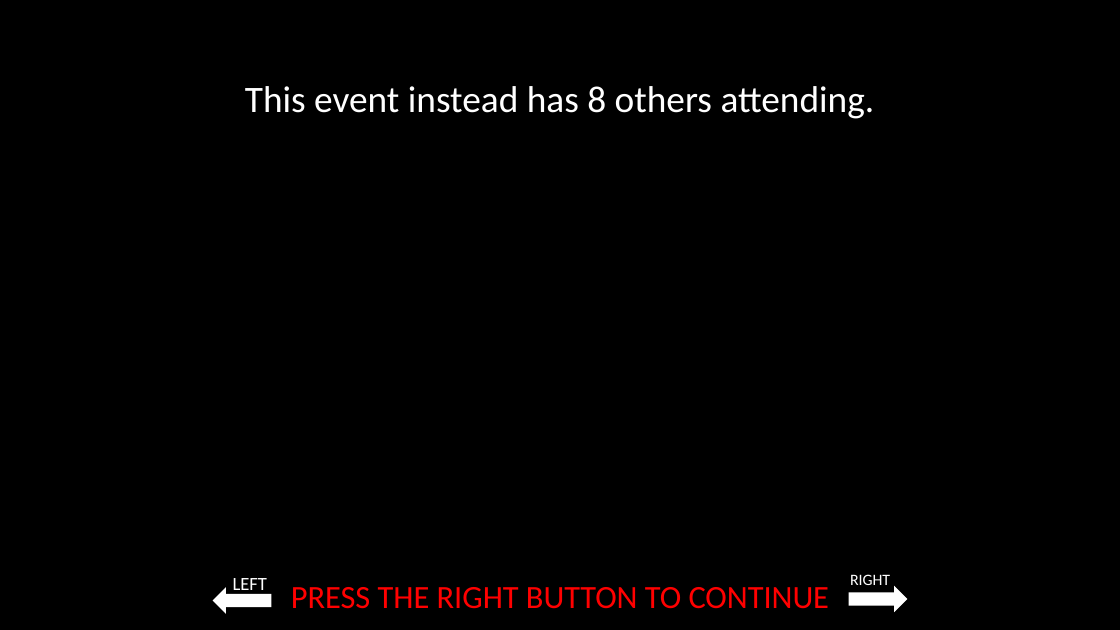
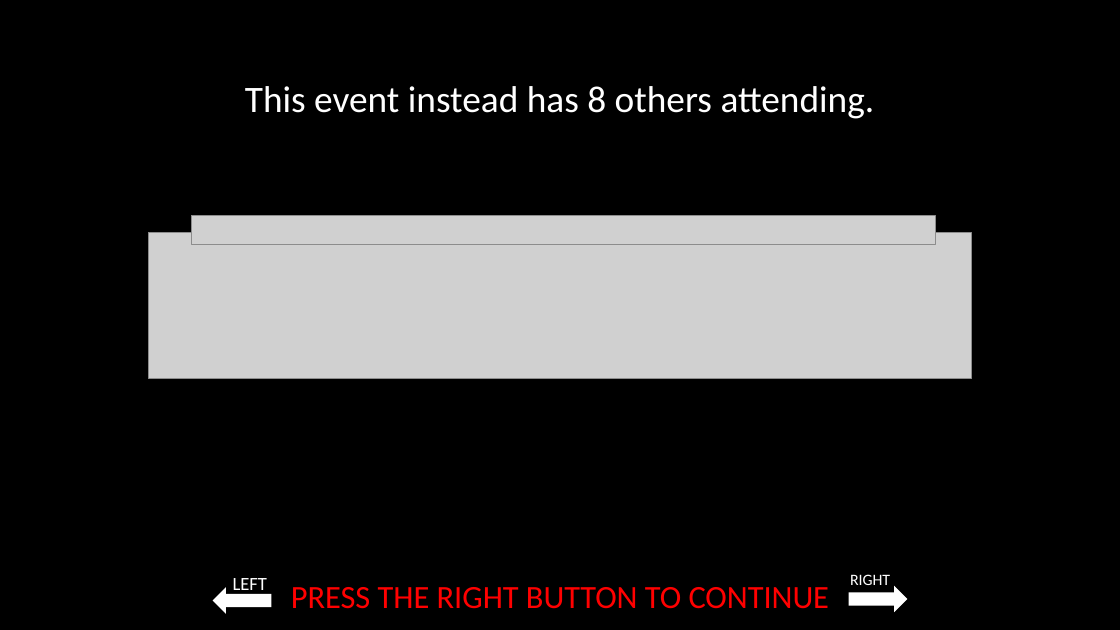
Before and after one commit to laureate-institute-for-brain-research/StimToolOnline, a slide deck: slide 7 of public/js/tasks/blind_dating/media/Blind_dating_game_instructions.pptx. Drawn at 1120x630 pixels with LibreOffice and Linux fonts; fonts in the diff are those of the drawing; grey boxes stand for pictures. Boxes give left, top, right and bottom in pixels: in the first picture for what was removed or moved away, otherwise in the second. Text is boxed around its words. In the diff, an @@ line names an element or a change of style, - is before the commit and + after.

```diff
--- a/public/js/tasks/blind_dating/media/Blind_dating_game_instructions.pptx
+++ b/public/js/tasks/blind_dating/media/Blind_dating_game_instructions.pptx
@@ picture added at bbox=[149, 233, 972, 379] @@
@@ picture added at bbox=[191, 216, 935, 245] @@
@@ rectangle removed at bbox=[705, 224, 737, 250] @@
```
Also in this commit, not shown: 15 other slides changed, 4 slides added, 29 other files.
